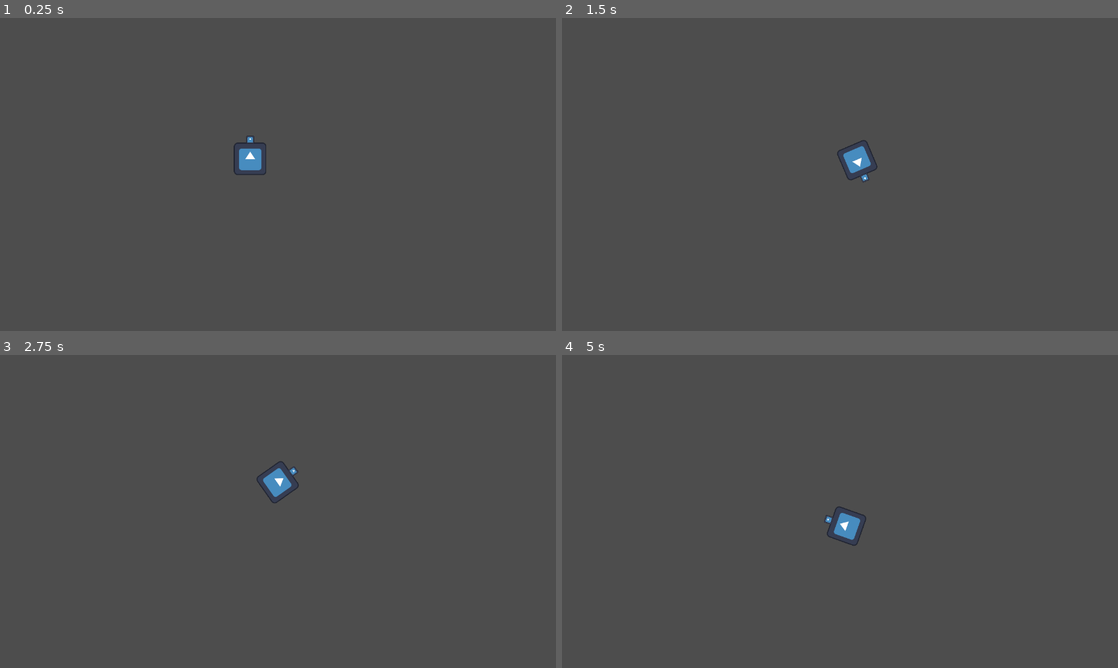
Above: before the commit, frames 1-4 (two rows, left to right).
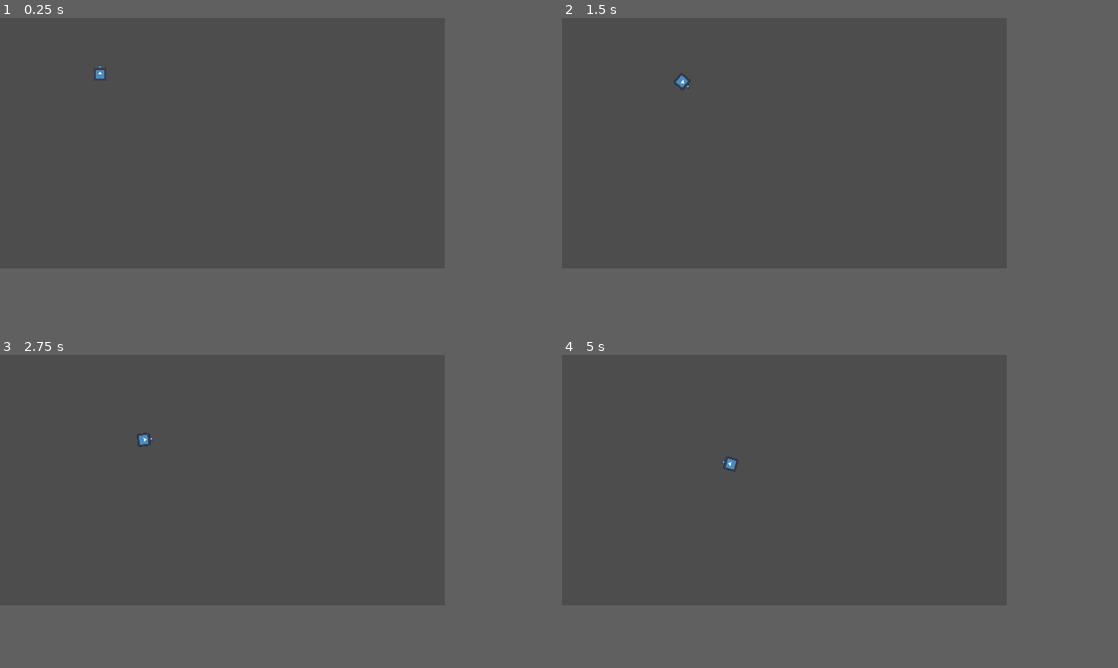
Above: after the commit, the same moments.

Repository: gabriel-r-s/vamp-theft-survivors
Game: Godot game, scene res://scenes/debug.tscn
The game is run twice, just before and just after one commit, with the same random seed, the same clock (stepped at 60 frames per second) and the same inputs. The project has no main scene, so this scene is started directly. The engine's default icon, where the game draws it, is replaced by a stand-in: a white triangle on a blue panel in a dark square.
Inputs (mouse positions are in pixels of both pictures, inside the frame that each line leads up to):
- Up to frame 1 (0.25 s): no input
- Up to frame 2 (1.5 s): tap Enter at 0.5 s; move the mouse to (962, 158) at 0.52 s; click (962, 158) at 0.67 s; move the mouse to (728, 190) at 1.27 s; click (728, 190) at 1.42 s
- Up to frame 3 (2.75 s): move the mouse to (333, 442) at 2.02 s; click (333, 442) at 2.17 s
- Up to frame 4 (5 s): move the mouse to (812, 574) at 2.77 s; click (812, 574) at 2.92 s; move the mouse to (1006, 558) at 3.52 s; click (1006, 558) at 3.67 s; move the mouse to (673, 464) at 4.27 s; click (673, 464) at 4.42 s
In our replay, the window is 800x450 before the commit and 640x360 after it. These sizes can differ from the game's own. Grey fills any space a smaller window leaves; there, only what the larger window draws over its background counts as a difference.

The runs differ from the first frame. In frame 1, 0.4% of the frame differs, in the area x 16-48%, y 15-51%; in frame 2, 0.5%; in frame 3, 0.5%, in the area x 24-54%, y 24-48%; in frame 4, 0.5%.

Commit message:
implementacao inicial, muito a fazer ainda

Diff:
--- a/project.godot
+++ b/project.godot
@@ -14,6 +14,16 @@
 config/features=PackedStringArray("4.4", "GL Compatibility")
 config/icon="res://icon.svg"
 
+[debug_draw_3d]
+
+settings/addon_root_folder="res://addons/debug_draw_3d"
+
+[display]
+
+window/size/viewport_width=640
+window/size/viewport_height=360
+window/stretch/mode="viewport"
+
 [layer_names]
 
 2d_physics/layer_1="World"
@@ -23,13 +33,9 @@
 2d_physics/layer_5="EnemyHit"
 2d_physics/layer_6="Bullet"
 
-[display]
+[physics]
 
-window/size/viewport_width=320
-window/size/viewport_height=180
-window/size/mode=2
-window/stretch/mode="canvas_items"
-
+2d/default_gravity=0.0
 
 [rendering]
 
--- /dev/null
+++ b/scenes/enemy/enemy.tscn
@@ -0,0 +1,32 @@
+[gd_scene load_steps=4 format=3 uid="uid://40alfoll3nx"]
+
+[ext_resource type="Script" uid="uid://cvnt6q0t6sl51" path="res://scripts/enemy/enemy.gd" id="1_4a83h"]
+[ext_resource type="Texture2D" uid="uid://b0k8v2tca5hxt" path="res://icon.svg" id="2_a3pup"]
+
+[sub_resource type="RectangleShape2D" id="RectangleShape2D_ig63i"]
+
+[node name="Enemy" type="RigidBody2D" node_paths=PackedStringArray("nav", "bored_timer", "unbored_timer")]
+can_sleep = false
+lock_rotation = true
+script = ExtResource("1_4a83h")
+nav = NodePath("NavigationAgent2D")
+bored_timer = NodePath("BoredTimer")
+unbored_timer = NodePath("UnBoredTimer")
+
+[node name="Sprite2D" type="Sprite2D" parent="."]
+position = Vector2(1.19209e-06, -5.96046e-07)
+scale = Vector2(0.15625, 0.15625)
+texture = ExtResource("2_a3pup")
+
+[node name="CollisionShape2D" type="CollisionShape2D" parent="."]
+shape = SubResource("RectangleShape2D_ig63i")
+
+[node name="NavigationAgent2D" type="NavigationAgent2D" parent="."]
+
+[node name="BoredTimer" type="Timer" parent="."]
+wait_time = 10.0
+one_shot = true
+
+[node name="UnBoredTimer" type="Timer" parent="."]
+wait_time = 5.0
+one_shot = true
--- /dev/null
+++ b/scenes/enemy/manager.tscn
@@ -0,0 +1,32 @@
+[gd_scene load_steps=5 format=3 uid="uid://cgfc1smtvblod"]
+
+[ext_resource type="Script" uid="uid://bwq26g5gw1qgo" path="res://scripts/enemy/manager/manager.gd" id="1_ida8v"]
+[ext_resource type="Script" uid="uid://6dxager3jmly" path="res://scripts/enemy/manager/spawner.gd" id="2_skv2e"]
+[ext_resource type="Script" uid="uid://5ue8j18ulde5" path="res://scripts/enemy/manager/navigation.gd" id="3_lgc55"]
+[ext_resource type="Script" uid="uid://cf6url7l3k8l1" path="res://scripts/enemy/manager/debug_draw.gd" id="4_x6yy4"]
+
+[node name="EnemyManager" type="Node" node_paths=PackedStringArray("spawner", "navigation")]
+script = ExtResource("1_ida8v")
+spawner = NodePath("Spawner")
+navigation = NodePath("Navigation")
+
+[node name="Spawner" type="Node" parent="."]
+script = ExtResource("2_skv2e")
+
+[node name="Navigation" type="Node" parent="." node_paths=PackedStringArray("find_player_timer", "raycast")]
+script = ExtResource("3_lgc55")
+find_player_timer = NodePath("FindPlayerTimer")
+raycast = NodePath("RayCast2D")
+
+[node name="FindPlayerTimer" type="Timer" parent="Navigation"]
+wait_time = 2.0
+autostart = true
+
+[node name="RayCast2D" type="RayCast2D" parent="Navigation"]
+enabled = false
+collision_mask = 9
+collide_with_areas = true
+
+[node name="DebugDraw" type="Node2D" parent="." node_paths=PackedStringArray("manager")]
+script = ExtResource("4_x6yy4")
+manager = NodePath("..")
--- /dev/null
+++ b/scenes/enemy_debug.tscn
@@ -0,0 +1,60 @@
+[gd_scene load_steps=8 format=3 uid="uid://b83mchmyix4g5"]
+
+[ext_resource type="PackedScene" uid="uid://h1nde6a6fvpg" path="res://scenes/player.tscn" id="1_ebxje"]
+[ext_resource type="Script" uid="uid://b75luvjliyiha" path="res://scripts/enemy/debug.gd" id="1_o4lq1"]
+[ext_resource type="PackedScene" uid="uid://40alfoll3nx" path="res://scenes/enemy/enemy.tscn" id="2_8lahr"]
+[ext_resource type="PackedScene" uid="uid://cgfc1smtvblod" path="res://scenes/enemy/manager.tscn" id="2_o4lq1"]
+[ext_resource type="Texture2D" uid="uid://b0k8v2tca5hxt" path="res://icon.svg" id="5_dhxpb"]
+
+[sub_resource type="NavigationPolygon" id="NavigationPolygon_8lahr"]
+vertices = PackedVector2Array(227.93, 61.6797, 650.953, 0.0234375, 650.039, 362.023, 0.148438, 362.969, 98.7188, 162.094, 61.9062, 114.719, 2.85156, 0.96875, 191.148, 14.2812)
+polygons = Array[PackedInt32Array]([PackedInt32Array(0, 1, 2), PackedInt32Array(0, 2, 3), PackedInt32Array(4, 0, 3), PackedInt32Array(5, 4, 3), PackedInt32Array(5, 3, 6), PackedInt32Array(7, 5, 6), PackedInt32Array(7, 6, 1), PackedInt32Array(7, 1, 0)])
+outlines = Array[PackedVector2Array]([PackedVector2Array(-17, -19, 671, -20, 670, 382, -20, 383)])
+sample_partition_type = 1
+parsed_geometry_type = 1
+agent_radius = 20.0
+
+[sub_resource type="RectangleShape2D" id="RectangleShape2D_8lahr"]
+size = Vector2(123.666, 20)
+
+[node name="EnemyDebug" type="Node" node_paths=PackedStringArray("manager")]
+script = ExtResource("1_o4lq1")
+manager = NodePath("EnemyManager")
+enemy_scene = ExtResource("2_8lahr")
+
+[node name="Player" parent="." instance=ExtResource("1_ebxje")]
+position = Vector2(216, 144)
+
+[node name="EnemyManager" parent="." node_paths=PackedStringArray("player") instance=ExtResource("2_o4lq1")]
+player = NodePath("../Player")
+
+[node name="DebugSpawn" type="Timer" parent="."]
+
+[node name="DebugSpawnPre" type="Timer" parent="."]
+one_shot = true
+autostart = true
+
+[node name="DebugSpawnPost" type="Timer" parent="."]
+wait_time = 20.0
+one_shot = true
+autostart = true
+
+[node name="NavigationRegion2D" type="NavigationRegion2D" parent="."]
+navigation_polygon = SubResource("NavigationPolygon_8lahr")
+
+[node name="StaticBody2D" type="StaticBody2D" parent="NavigationRegion2D"]
+position = Vector2(104, 120)
+rotation = -0.660651
+
+[node name="CollisionShape2D" type="CollisionShape2D" parent="NavigationRegion2D/StaticBody2D"]
+position = Vector2(51.8328, 1.52588e-05)
+shape = SubResource("RectangleShape2D_8lahr")
+
+[node name="Sprite2D" type="Sprite2D" parent="NavigationRegion2D/StaticBody2D"]
+position = Vector2(51.3661, 0.453205)
+scale = Vector2(0.969755, 0.166824)
+texture = ExtResource("5_dhxpb")
+
+[connection signal="timeout" from="DebugSpawn" to="." method="_on_spawn_timeout"]
+[connection signal="timeout" from="DebugSpawnPre" to="DebugSpawn" method="start"]
+[connection signal="timeout" from="DebugSpawnPost" to="DebugSpawn" method="queue_free"]
--- a/scenes/player.tscn
+++ b/scenes/player.tscn
@@ -6,6 +6,7 @@
 [sub_resource type="RectangleShape2D" id="RectangleShape2D_g2els"]
 
 [node name="Player" type="CharacterBody2D" node_paths=PackedStringArray("rot_dir")]
+collision_layer = 11
 script = ExtResource("1_g2els")
 rot_dir = NodePath("Direction")
 
--- /dev/null
+++ b/scripts/enemy/debug.gd
@@ -0,0 +1,7 @@
+extends Node
+
+@export var manager: EnemyManager
+@export var enemy_scene: PackedScene
+
+func _on_spawn_timeout() -> void:
+    manager.spawner.spawn_enemy(enemy_scene)
--- /dev/null
+++ b/scripts/enemy/debug.tscn
@@ -0,0 +1,3 @@
+[gd_scene format=3 uid="uid://6g2pn7bt1bjy"]
+
+[node name="Debug" type="Node"]
--- /dev/null
+++ b/scripts/enemy/enemy.gd
@@ -0,0 +1,85 @@
+class_name Enemy
+extends RigidBody2D
+
+@export_group("Attrs")
+@export var max_speed := 30.0
+@export var accel := 30.0
+
+@export_group("Scene")
+@export var nav: NavigationAgent2D
+@export var bored_timer: Timer
+@export var unbored_timer: Timer
+
+enum State {
+    Manouvering,
+    Bored,
+    Shooting,
+}
+
+var manager: EnemyManager
+var state := State.Shooting
+var nav_target := Vector2.ZERO
+
+
+func can_see_player() -> bool:
+    return manager.navigation.point_can_see_player(self.global_position)
+
+func _ready() -> void:
+    state = State.Bored
+    set_state(State.Manouvering)
+
+func set_state(next_state: State) -> void:
+    if state == next_state:
+        return
+
+    match next_state:
+        State.Manouvering:
+            var target := manager.navigation.random_point()
+            nav.target_position = target
+            nav_target = target
+
+        State.Bored:
+            var target := manager.navigation.random_point()
+            nav.target_position = target
+            nav_target = target
+            unbored_timer.start()
+
+        State.Shooting:
+            bored_timer.start()
+
+    prints("state set to", State.find_key(next_state))
+
+    state = next_state
+
+func move_toward_nav_target(delta: float) -> void:
+    var next_path_position := nav.get_next_path_position()
+    var wish_velocity := max_speed * global_position.direction_to(next_path_position)
+    linear_velocity = linear_velocity.move_toward(wish_velocity, delta * accel)
+
+
+func update(delta: float) -> void:
+    var next_state := state
+
+    match state:
+        State.Manouvering:
+            if not nav.is_navigation_finished():
+                move_toward_nav_target(delta)
+
+            if can_see_player():
+                next_state = State.Shooting
+
+        State.Bored:
+            move_toward_nav_target(delta)
+
+            if unbored_timer.is_stopped():
+                next_state = State.Shooting
+
+        State.Shooting:
+            if bored_timer.is_stopped():
+                next_state = State.Bored
+            elif not can_see_player():
+                next_state = State.Manouvering
+
+            linear_velocity = linear_velocity.move_toward(Vector2.ZERO, delta * accel)
+
+    set_state(next_state)
--- /dev/null
+++ b/scripts/enemy/manager/debug_draw.gd
@@ -0,0 +1,11 @@
+extends Node2D
+
+@export var manager: EnemyManager
+
+func _process(_delta: float) -> void:
+    queue_redraw()
+
+func _draw() -> void:
+    var player_pos := manager.navigation.player_global_pos()
+    for point in manager.navigation.points:
+        draw_line(point, player_pos, Color.WHITE)
--- /dev/null
+++ b/scripts/enemy/manager/manager.gd
@@ -0,0 +1,7 @@
+class_name EnemyManager
+extends Node
+
+@export var spawner: EnemyManagerSpawner
+@export var navigation: EnemyManagerNavigation
+
+@export var player: Node2D
--- /dev/null
+++ b/scripts/enemy/manager/navigation.gd
@@ -0,0 +1,58 @@
+class_name EnemyManagerNavigation
+extends Node
+
+@export_group("Config")
+@export var min_choose_dist := 150.0
+@export var max_choose_dist := 250.0
+@export var min_choose_angle := deg_to_rad(1.0)
+@export var max_choose_angle := deg_to_rad(10.0)
+@export var num_choose_points := 8
+
+@export_group("Scene")
+@export var find_player_timer: Timer
+@export var raycast: RayCast2D
+
+var player: Node2D = null
+var points: Array[Vector2] = []
+
+func _ready() -> void:
+    var parent := get_parent()
+    parent.ready.connect(func():
+        player = parent.player
+        find_player_timer.timeout.connect(find_player)
+    )
+
+func player_global_pos() -> Vector2:
+    return player.global_position
+
+func random_point() -> Vector2:
+    return points.pick_random()
+
+func point_can_see_player(point: Vector2) -> bool:
+    raycast.global_position = point
+    raycast.target_position = player_global_pos() - point
+    raycast.force_raycast_update()
+    return raycast.is_colliding() and raycast.get_collider() == player
+
+func find_player() -> void:
+    # escolher `num_choose_points` pontos ao redor do player,
+    # manter apenas os que enxergam o player
+    points.clear()
+    var angle := 0.0
+    var delta_angle := 2.0 * PI / float(num_choose_points)
+
+    for i in num_choose_points:
+        var player_pos := player_global_pos()
+        var dist := randf_range(min_choose_dist, max_choose_dist)
+        var offset := randf_range(min_choose_angle, max_choose_angle)
+        var point := player_pos + dist*Vector2(cos(angle + offset), sin(angle + offset))
+        if point_can_see_player(point):
+            points.push_back(point)
+        angle += delta_angle
+
+        await get_tree().physics_frame
+
+    # se nenhum enxerga o player, escolhe a própria
+    # posição do player como fallback
+    if points.is_empty():
+        points.push_back(player_global_pos())
--- /dev/null
+++ b/scripts/enemy/manager/spawner.gd
@@ -0,0 +1,55 @@
+class_name EnemyManagerSpawner
+extends Node
+
+@export_range(1, 32) var num_slices := 8
+
+class TimeSliceSignal:
+    var sig: Signal
+    var last_update: float
+
+    func _init(sig_: Signal) -> void:
+        sig = sig_
+        last_update = Time.get_unix_time_from_system()
+
+
+var slices: Array[TimeSliceSignal] = []
+
+
+func _ready() -> void:
+    for i in num_slices:
+        var signal_name := "update_%d" % [i]
+        add_user_signal(signal_name, [
+            {"name": "delta", "type": TYPE_FLOAT}
+        ])
+        var sig := Signal(self, signal_name)
+        slices.push_back(TimeSliceSignal.new(sig))
+
+func spawn_enemy(scene: PackedScene) -> void:
+    var enemy: Enemy = scene.instantiate()
+    var sig := least_used_signal()
+    sig.connect(Callable(enemy, "update"))
+    enemy.manager = get_parent()
+    enemy.global_position = Vector2(20.0, 20.0)
+    add_child(enemy)
+
+
+func least_used_signal() -> Signal:
+    var min_index := -1
+    var min_listeners := Vector2i.MAX.x
+
+    for i in slices.size():
+        var num_listeners := slices[i].sig.get_connections().size()
+        if num_listeners < min_listeners:
+            min_index = i
+            min_listeners = num_listeners
+
+    return slices[min_index].sig
+
+
+func _physics_process(_delta: float) -> void:
+    var slice_index := Engine.get_physics_frames() % num_slices
+    var slice: TimeSliceSignal = slices[slice_index]
+
+    var now := Time.get_unix_time_from_system()
+    slice.sig.emit(now - slice.last_update)
+    slice.last_update = now
--- a/scripts/player/player_controller.gd
+++ b/scripts/player/player_controller.gd
@@ -11,42 +11,42 @@
 var is_rotating: bool = false
 
 func _physics_process(delta: float) -> void:
-	if (is_rotating):
-		if check_vector_threshold(
-			Vector2(move_pos - global_position).normalized(),
-			Vector2(rot_dir.global_position - global_position).normalized(),
-			0.1
-		):
-			velocity_rot = 0.0
-			is_rotating = false
-			is_moving = true
-		rotate(velocity_rot)
-	if (is_moving):
-		if check_vector_threshold(move_pos, global_position, 1.0) and velocity_dir != Vector2.ZERO:
-			velocity_dir = Vector2.ZERO
-			is_moving = false
-		velocity = velocity_dir * move_speed
-	move_and_slide()
+    if (is_rotating):
+        if check_vector_threshold(
+            Vector2(move_pos - global_position).normalized(),
+            Vector2(rot_dir.global_position - global_position).normalized(),
+            0.1
+        ):
+            velocity_rot = 0.0
+            is_rotating = false
+            is_moving = true
+        rotate(velocity_rot)
+    if (is_moving):
+        if check_vector_threshold(move_pos, global_position, 1.0) and velocity_dir != Vector2.ZERO:
+            velocity_dir = Vector2.ZERO
+            is_moving = false
+        velocity = velocity_dir * move_speed
+    move_and_slide()
 
 func _input(event: InputEvent) -> void:
-	if event is InputEventMouseButton:
-		if event.button_index == MOUSE_BUTTON_LEFT and event.pressed:
-			move_pos = event.global_position
-			velocity_dir = Vector2(move_pos - global_position).normalized()
-			rotate_pov()
+    if event is InputEventMouseButton:
+        if event.button_index == MOUSE_BUTTON_LEFT and event.pressed:
+            move_pos = event.global_position
+            velocity_dir = Vector2(move_pos - global_position).normalized()
+            rotate_pov()
 
 func check_vector_threshold(pos1: Vector2, pos2: Vector2, limit: float) -> bool:
-	var mod: Vector2 = pos1 - pos2
-	var x: bool = mod.x < limit and mod.x > -limit
-	var y: bool = mod.y < limit and mod.y > -limit
-	return x and y
+    var mod: Vector2 = pos1 - pos2
+    var x: bool = mod.x < limit and mod.x > -limit
+    var y: bool = mod.y < limit and mod.y > -limit
+    return x and y
 
 func rotate_pov():
-	var rot_angle: float = get_rotation_angle(global_position, rot_dir.global_position, move_pos)
-	velocity_rot = rot_angle / rot_speed
-	is_rotating = true
+    var rot_angle: float = get_rotation_angle(global_position, rot_dir.global_position, move_pos)
+    velocity_rot = rot_angle / rot_speed
+    is_rotating = true
 
 func get_rotation_angle(vA: Vector2, vB: Vector2, vC: Vector2) -> float:
-	var vAB: Vector2 = vB - vA
-	var vAC: Vector2 = vC - vA
-	return vAB.angle_to(vAC)
+    var vAB: Vector2 = vB - vA
+    var vAC: Vector2 = vC - vA
+    return vAB.angle_to(vAC)
Not shown: 1 places in scenes/debug.tscn that only renumber resources
Not shown: 1 places in scenes/player.tscn that only renumber resources
Not shown, added: scripts/enemy/debug.gd.uid
Not shown, added: scripts/enemy/enemy.gd.uid
Not shown, added: scripts/enemy/manager/debug_draw.gd.uid
Not shown, added: scripts/enemy/manager/manager.gd.uid
Not shown, added: scripts/enemy/manager/navigation.gd.uid
Not shown, added: scripts/enemy/manager/spawner.gd.uid
